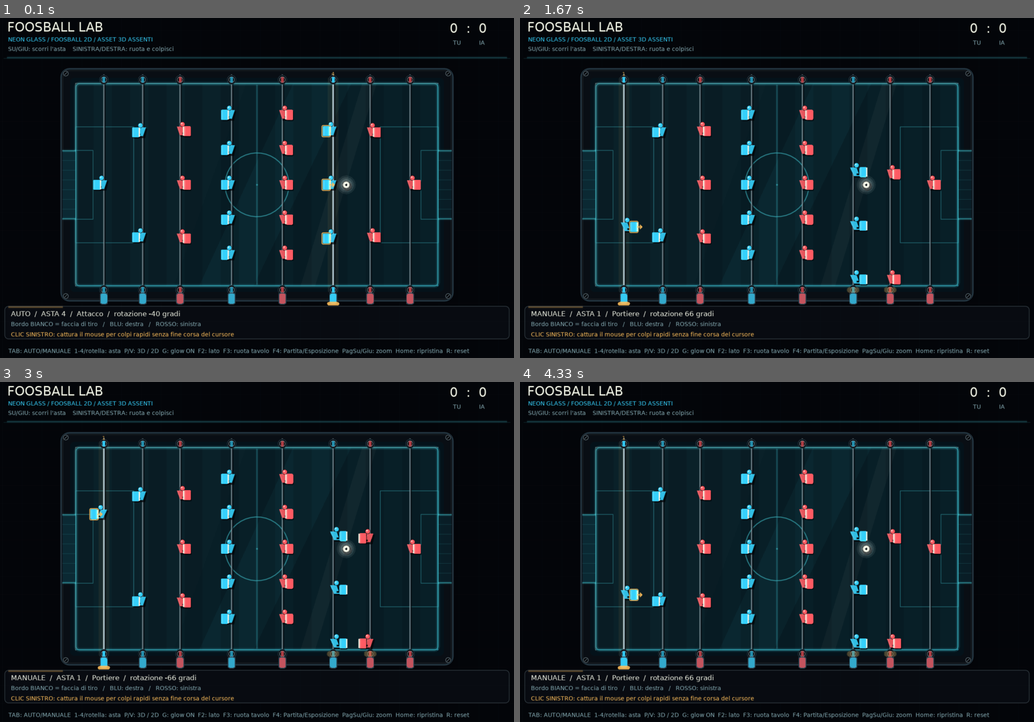
Above: before the commit, frames 1-4 (two rows, left to right).
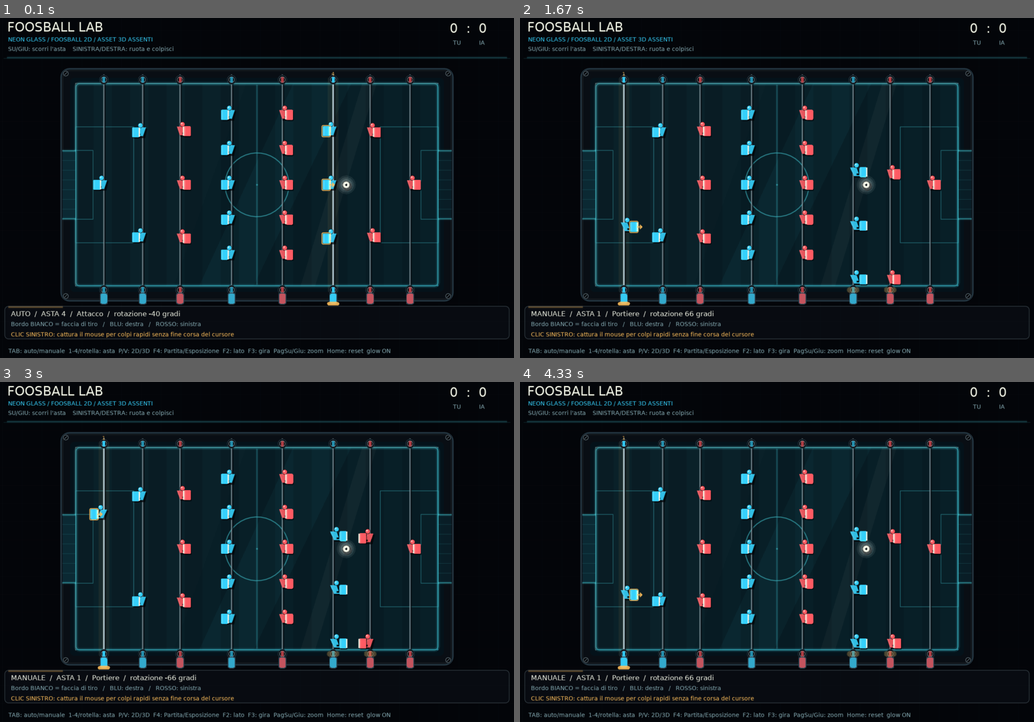
Above: after the commit, the same moments.

Repository: Askeladd22/FoosballPhysicsLab
Game: LÖVE game, started from main.lua
Two runs of this game, one before a commit and one after it. Both use one fixed random seed, a clock stepped at 60 frames per second and the inputs below.
Inputs (mouse positions are in pixels of both pictures, inside the frame that each line leads up to):
- Up to frame 1 (0.1 s): no input
- Up to frame 2 (1.67 s): hold F4 0.33-0.8 s; hold Right 0.33-0.8 s; move the mouse to (756, 201) at 0.37 s; tap 1 at 0.83 s; hold Right 1.17-1.63 s; move the mouse to (828, 266) at 1.2 s
- Up to frame 3 (3 s): hold Right 1.67-2.13 s; move the mouse to (92, 633) at 1.7 s; hold Left 2.17-2.7 s; move the mouse to (318, 582) at 2.2 s; hold Left from 2.73 s (still down); move the mouse to (267, 433) at 2.77 s
- Up to frame 4 (4.33 s): release Left at 3.13 s; hold Right 3.17-3.8 s; move the mouse to (586, 541) at 3.2 s; hold Left 3.83-4.3 s; move the mouse to (777, 592) at 3.87 s

The runs differ from the first frame. In frame 1, 0.7% of the frame differs, in the area x 4-92%, y 97-99%; in frame 2, 0.7%; in frame 3, 0.7%; in frame 4, 0.7%.

Commit message:
fix(ux): enlarge gameplay pitch further and avoid overlapping narrow-window HUD labels

Diff:
--- a/main.lua
+++ b/main.lua
@@ -285,9 +285,10 @@
         text(string.format("PALLA IRRAGGIUNGIBILE - RIMESSA FRA %.1f s",remain),
             45,bottom+27,fonts.small,colors.gold)
     else
-        text(ThreeD.active() and
-            "GEOMETRIA 3D REALE: 8 ASTE MOBILI / PALLA FISICA 2D" or
-            "Bordo BIANCO = faccia di tiro   /   BLU: destra   /   ROSSO: sinistra",
+        text((ThreeD.active() and ThreeD.viewMode=="gameplay") and
+            "ORO = asta e punti di tiro   /   BIANCO = pallina e traiettoria" or
+            (ThreeD.active() and "MODELLO 3D / GAMBE REALI" or
+            "Bordo BIANCO = faccia di tiro   /   BLU: destra   /   ROSSO: sinistra"),
             45,bottom+27,fonts.small,colors.muted)
     end
     local captured=love.mouse.getRelativeMode()
@@ -296,16 +297,19 @@
     -- In the screenshot the pointer was still free: bright guidance explains
     -- why rotation stops when the OS cursor reaches the window edge.
     text(help,45,bottom+52,fonts.small,colors.gold)
-    if ThreeD.active() then
+    if ThreeD.active() and w>=1200 then
         text((ThreeD.viewMode=="gameplay" and "PARTITA" or "ESPOSIZIONE")..
-            " / TAVOLO "..ThreeD.sceneYaw.." GRADI / VISTA "..
-            (ThreeD.cameraSide=="front" and "FRONTE" or "RETRO")..
+            " / VISTA "..(ThreeD.cameraSide=="front" and "FRONTE" or "RETRO")..
             " / ZOOM "..math.floor(100/ThreeD.cameraDistance+0.5).."%",
-            w-520,bottom+27,fonts.small,colors.human)
-    end
-    text("TAB: AUTO/MANUALE  1-4/rotella: asta  P/V: 3D / 2D  G: glow "..
-        (Theme.glowEnabled and "ON" or "OFF")..
-        "  F2: lato  F3: ruota tavolo  F4: Partita/Esposizione  PagSu/Giu: zoom  Home: ripristina  R: reset",
+            w-345,bottom,fonts.small,colors.human)
+    end
+    local shortcuts
+    if w<1180 then
+        shortcuts="TAB: auto/manuale  1-4: asta  P/V: 2D/3D  F4: vista  F2: lato  F3: gira  Home: reset"
+    else
+        shortcuts="TAB: auto/manuale  1-4/rotella: asta  P/V: 2D/3D  F4: Partita/Esposizione  F2: lato  F3: gira  PagSu/Giu: zoom  Home: reset"
+    end
+    text(shortcuts.."  glow "..(Theme.glowEnabled and "ON" or "OFF"),
         39,h-38,fonts.small,colors.muted)
     if match.phase=="goal" or match.phase=="finished" then
         local message=match.phase=="finished" and
--- a/renderer3d.lua
+++ b/renderer3d.lua
@@ -164,9 +164,9 @@
         -- Calibrated for 900x650..1920x1080, preserving real perspective.
         -- Do not rotate/scale the mesh or change the game physics.
         target={500,10,280}
-        eye={target[1]-250*distance,
-             target[2]+1220*distance,
-             target[3]+side*860*distance}
+        eye={target[1]-100*distance,
+             target[2]+1060*distance,
+             target[3]+side*780*distance}
     end
     local fx,fy,fz=norm(target[1]-eye[1],target[2]-eye[2],target[3]-eye[3])
     local rx,ry,rz=norm(cross(fx,fy,fz,0,1,0))
